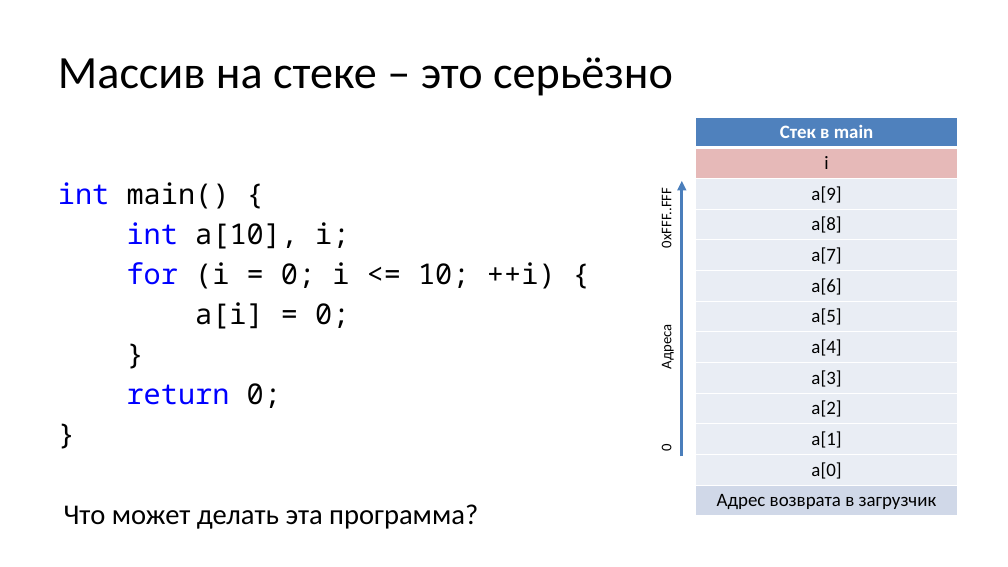
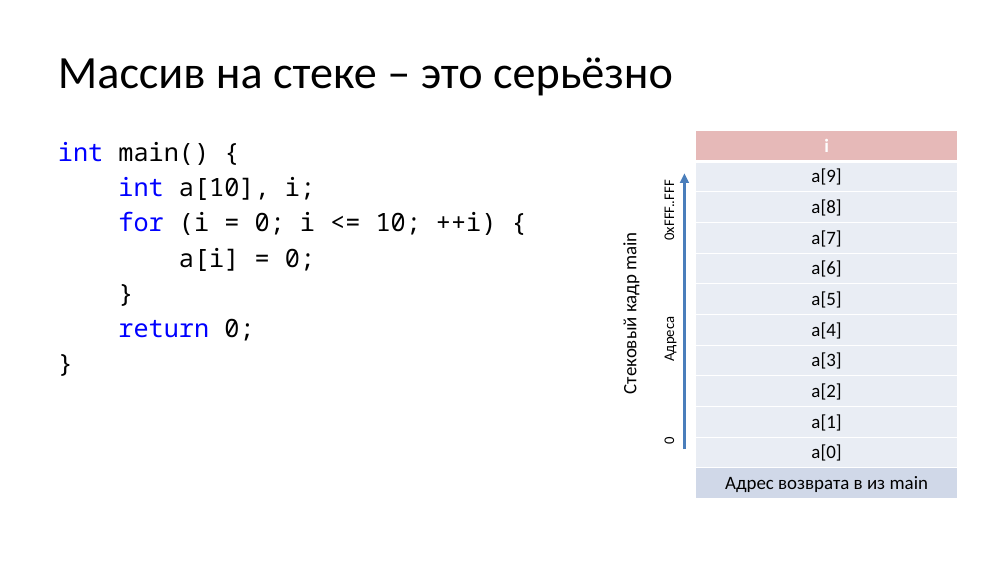
Before and after one commit to Evgueni-Petrov-aka-espetrov/Algorithms-and-Programming-in-C-pptx, a slide deck: slide 40 of 05 Функции.pptx. Drawn at 1008x567 pixels with LibreOffice and Linux fonts; fonts in the diff are those of the drawing. Boxes give left, top, right and bottom in pixels: in the first picture for what was removed or moved away, otherwise in the second. Text is boxed around its words. In the diff, an @@ line names an element or a change of style, - is before the commit and + after.

```diff
--- a/05 Функции.pptx
+++ b/05 Функции.pptx
@@ text "int main() {" at (x1=58, y1=142, x2=496, y2=341): size 27.2 to 24 pt @@
@@ table at (x1=696, y1=131, x2=957, y2=496) @@
-row 1: Стек в main
-row 12, column 1: Адрес возврата в загрузчик
+row 12, column 1: Адрес возврата в из main
@@ table resized from (x1=696, y1=117, x2=957, y2=513) to (x1=696, y1=131, x2=957, y2=496) @@
@@ text "0xFFF..FFF" moved from (x1=657, y1=194, x2=675, y2=247) to (x1=660, y1=186, x2=678, y2=239) @@
@@ arrow moved from (682, 457) - (682, 181) to (684, 449) - (684, 174) @@
@@ text added at (x1=618, y1=235, x2=641, y2=392), 18 pt, text #000000 @@
+Стековый кадр main
@@ text "Адреса" moved from (x1=657, y1=328, x2=675, y2=368) to (x1=660, y1=321, x2=678, y2=361) @@
@@ text "0" moved from (x1=657, y1=444, x2=675, y2=451) to (x1=660, y1=437, x2=678, y2=444) @@
@@ text at (x1=64, y1=504, x2=478, y2=529): paragraph removed @@
-Что может делать эта программа?
```
Also in this commit, not shown: 17 other slides changed, 5 other files.
